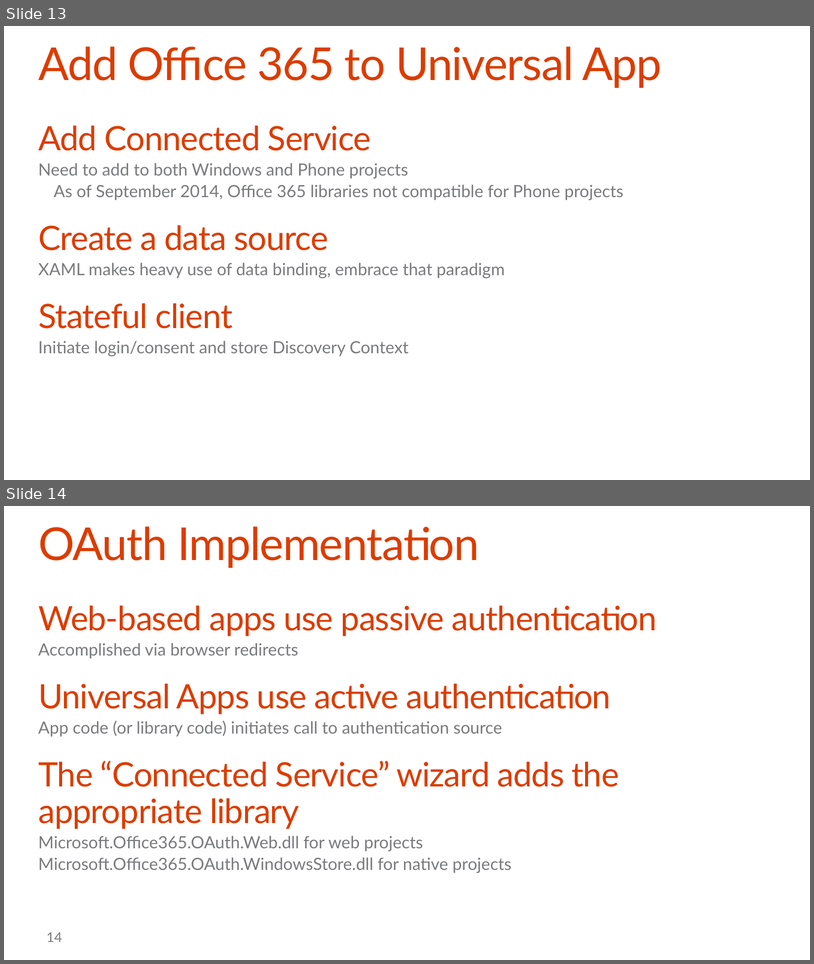
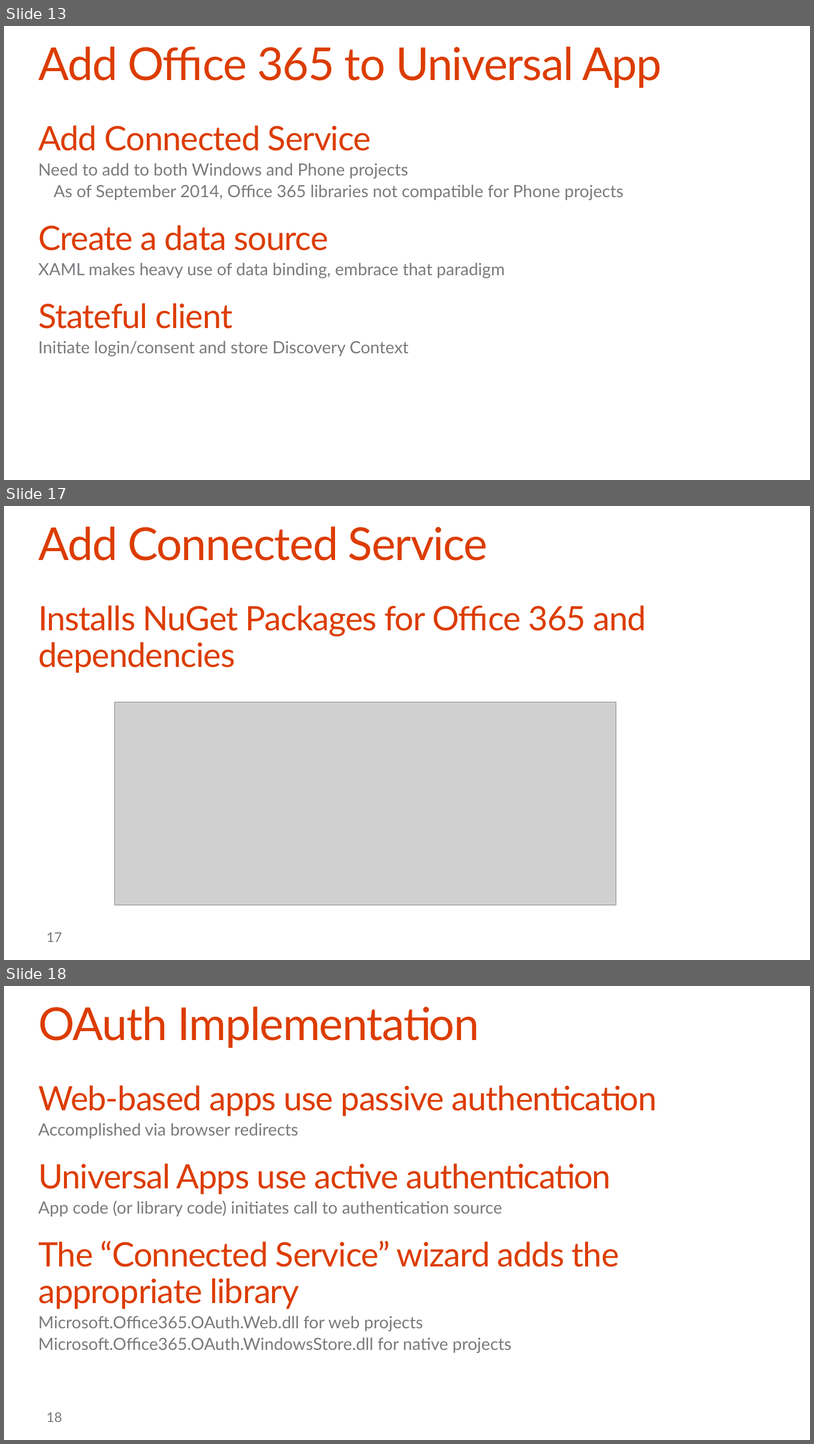
Before and after one commit to OfficeDev/TrainingContent, a slide deck: O3654-5 Deep dive into native Universal Windows App Development with Office 365 APIs/Deep Dive into native Universal App development with Office 365 APIs.pptx. Shown one above the other, each under a label of ours: slides 13 and 14 before the commit, slides 13, 17 and 18 after it; the slides between them are not shown. The pictures are 814x964 and 814x1444 pixels, drawn with LibreOffice and Linux fonts; fonts in the diff are those of the drawing; grey boxes stand for pictures; background and template pictures are left out. Boxes give left, top, right and bottom in pixels: in the first picture for what was removed or moved away, otherwise in the second. Text is boxed around its words. In the diff, an @@ line names an element or a change of style, - is before the commit and + after.

```diff
--- a/O3654-5 Deep dive into native Universal Windows App Development with Office 365 APIs/Deep Dive into native Universal App development with Office 365 APIs.pptx
+++ b/O3654-5 Deep dive into native Universal Windows App Development with Office 365 APIs/Deep Dive into native Universal App development with Office 365 APIs.pptx
@@ slide 17 added at <box>4,506,810,960</box>, background #FFFFFF @@
@@ title added at <box>38,526,488,561</box>, 54 pt, text #DC3C00 @@
+Add Connected Service
@@ text added at <box>38,605,646,673</box>, 40 pt, text #DC3C00 @@
+Installs NuGet Packages for Office 365 and dependencies
@@ picture added at <box>115,702,616,904</box> @@
@@ page number added at <box>47,932,62,942</box>, 16 pt, text #797A7D @@
+17
@@ what was slide 14 is now slide 18 @@
@@ page number at <box>47,1412,62,1422</box>: text changed @@
-14
+18
```
Also in this commit, not shown: 1 slide changed, 4 other slides added.
